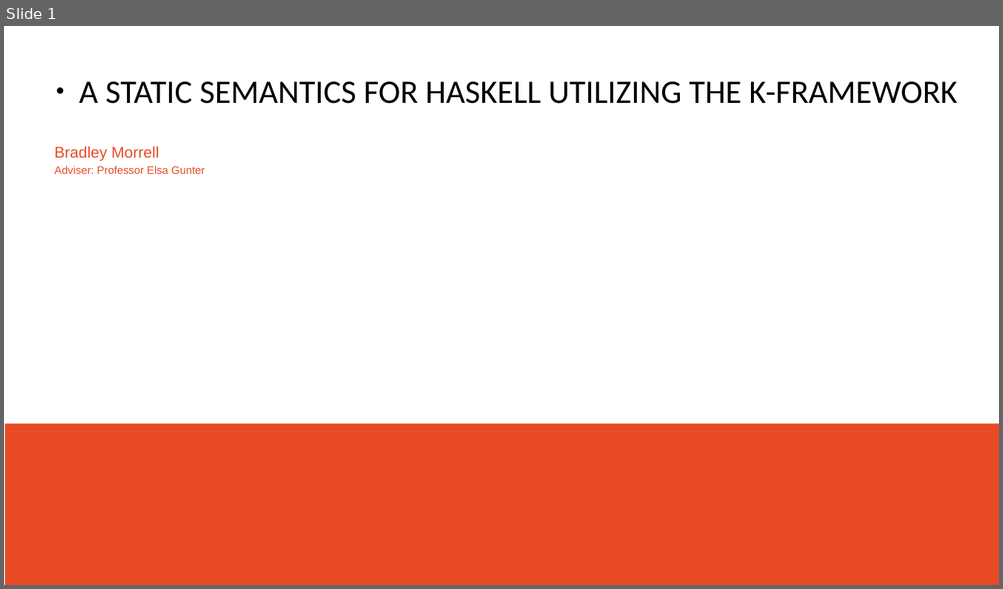
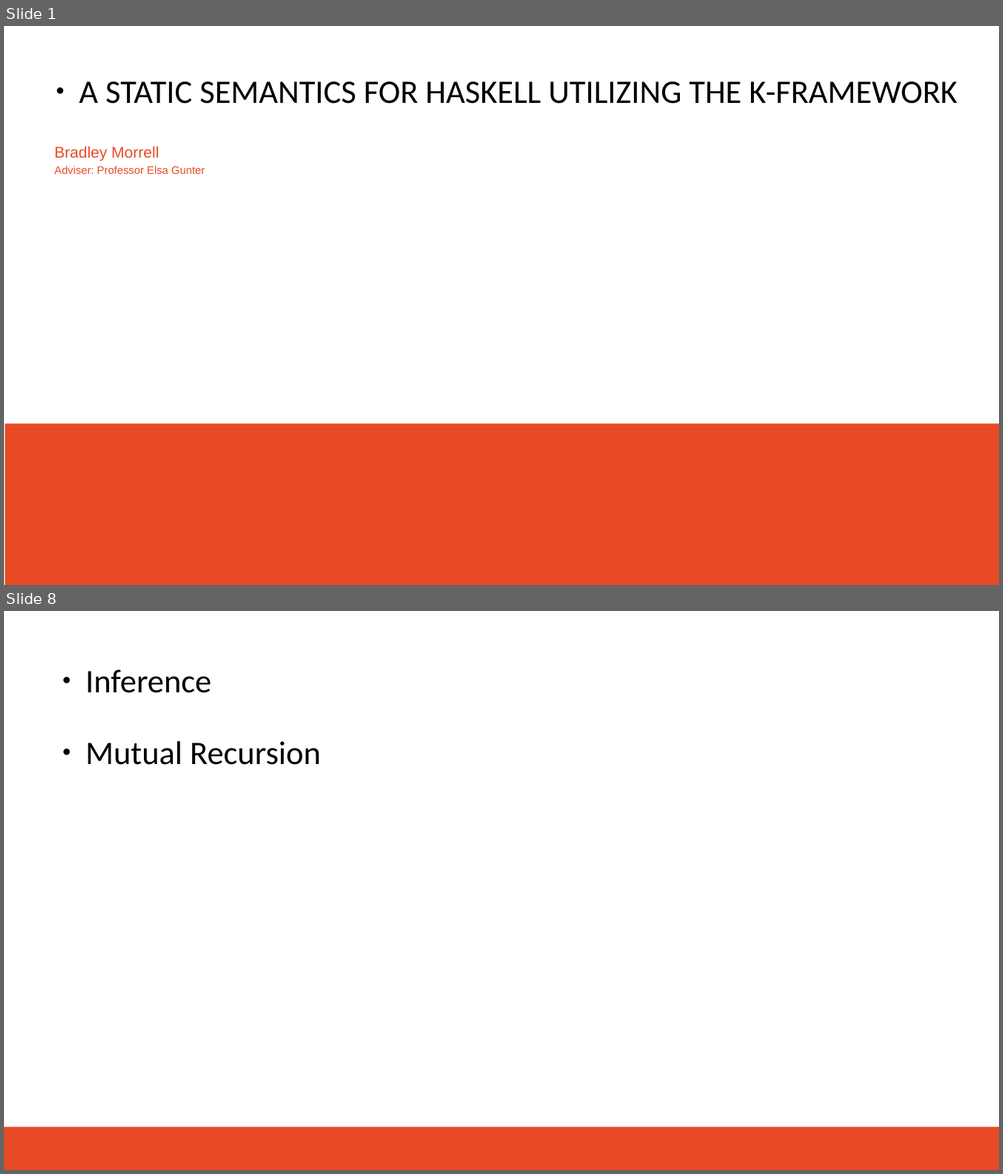
Before and after one commit to brrmorre/SeniorThesis, a slide deck: presentation/presentation.odp. Shown one above the other, each under a label of ours: slide 1 before the commit, slides 1 and 8 after it; the slides between them are not shown. The pictures are 1003x589 and 1003x1174 pixels, drawn with LibreOffice and Linux fonts; fonts in the diff are those of the drawing; background and template pictures are left out. Boxes give left, top, right and bottom in pixels: in the first picture for what was removed or moved away, otherwise in the second. Text is boxed around its words. In the diff, an @@ line names an element or a change of style, - is before the commit and + after.

```diff
--- a/presentation/presentation.odp
+++ b/presentation/presentation.odp
@@ slide 8 added at box(4, 611, 999, 1170), background #FFFFFF @@
@@ text added at box(85, 669, 211, 693), 36 pt, text #000000 @@
+● Inference
@@ text added at box(85, 741, 321, 765), 36 pt, text #000000 @@
+● Mutual Recursion
@@ rectangle added at box(4, 1127, 999, 1170), fill #E84A26 @@
```
Also in this commit, not shown: 4 slides changed, 3 other slides added, 1 slide removed, 1 other file.
